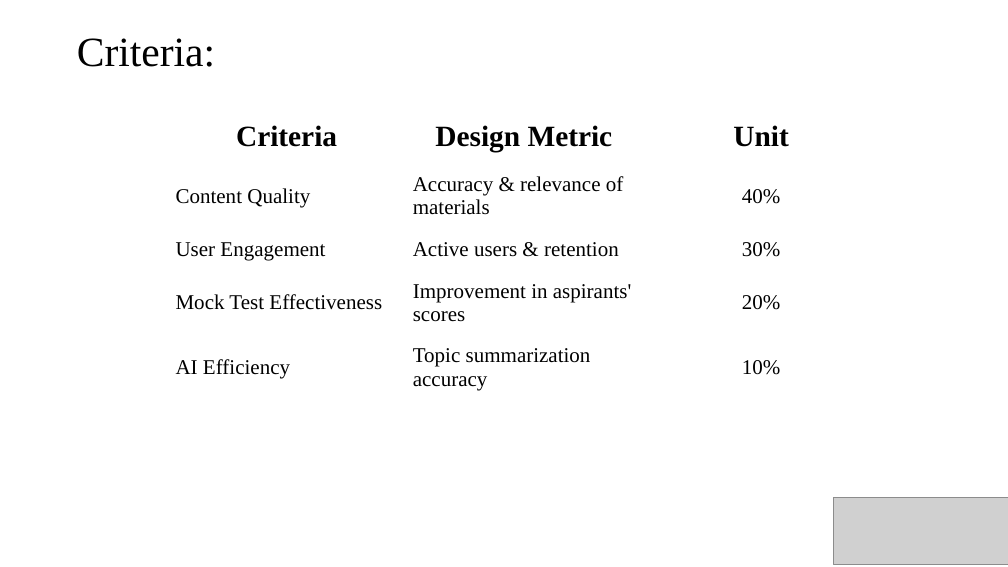
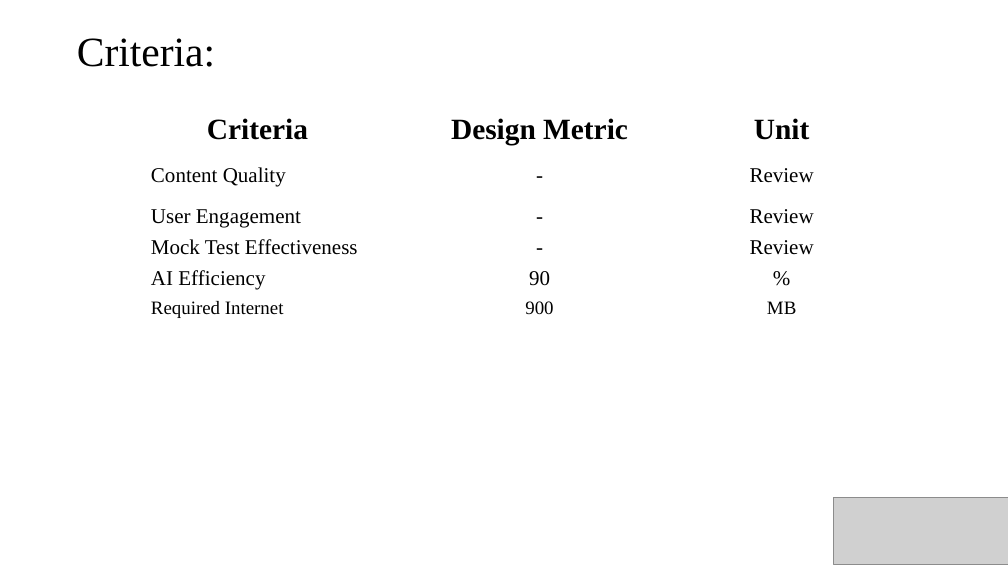
Before and after one commit to PAVANSAI-1902/III-II, a slide deck: slide 7 of Rural Innivation - I/Mid-1/Mid-I Presentation PPT.pptx. Drawn at 1008x567 pixels with LibreOffice and Linux fonts; fonts in the diff are those of the drawing; grey boxes stand for pictures; background and template pictures are left out. Boxes give left, top, right and bottom in pixels: in the first picture for what was removed or moved away, otherwise in the second. Text is boxed around its words. In the diff, an @@ line names an element or a change of style, - is before the commit and + after.

```diff
--- a/Rural Innivation - I/Mid-1/Mid-I Presentation PPT.pptx
+++ b/Rural Innivation - I/Mid-1/Mid-I Presentation PPT.pptx
@@ table at box(144, 110, 857, 468) @@
-row 2: Content Quality | Accuracy & relevance of materials | 40%
-row 3: User Engagement | Active users & retention | 30%
-row 4: Mock Test Effectiveness | Improvement in aspirants' scores | 20%
-row 5: AI Efficiency | Topic summarization accuracy | 10%
+row 2: Content Quality | - | Review
+row 3: User Engagement | - | Review
+row 4: Mock Test Effectiveness | - | Review
+row 5: AI Efficiency | 90 | %
+row 6: Required Internet | 900 | MB
+row 7:  |  | 
+row 8:  |  | 
+row 9:  |  | 
+row 10:  |  | 
@@ table: place and size @@
-table at box(168, 116, 880, 399)
+table at box(144, 110, 857, 468)
```
Also in this commit, not shown: 4 other files.
